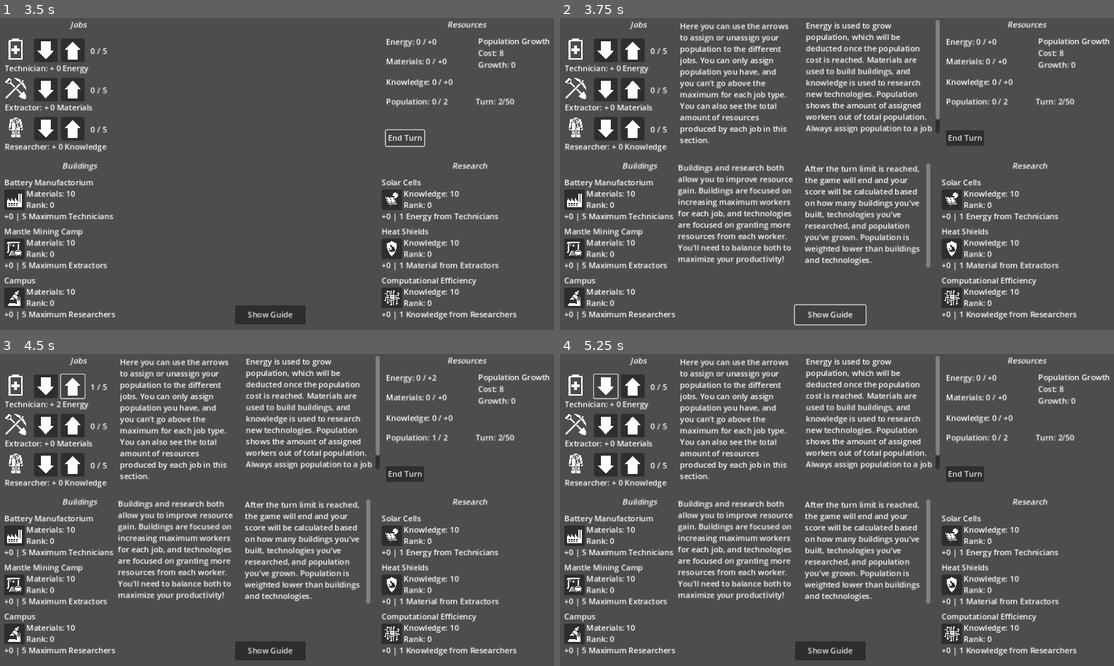
Above: before the commit, frames 1-4 (two rows, left to right).
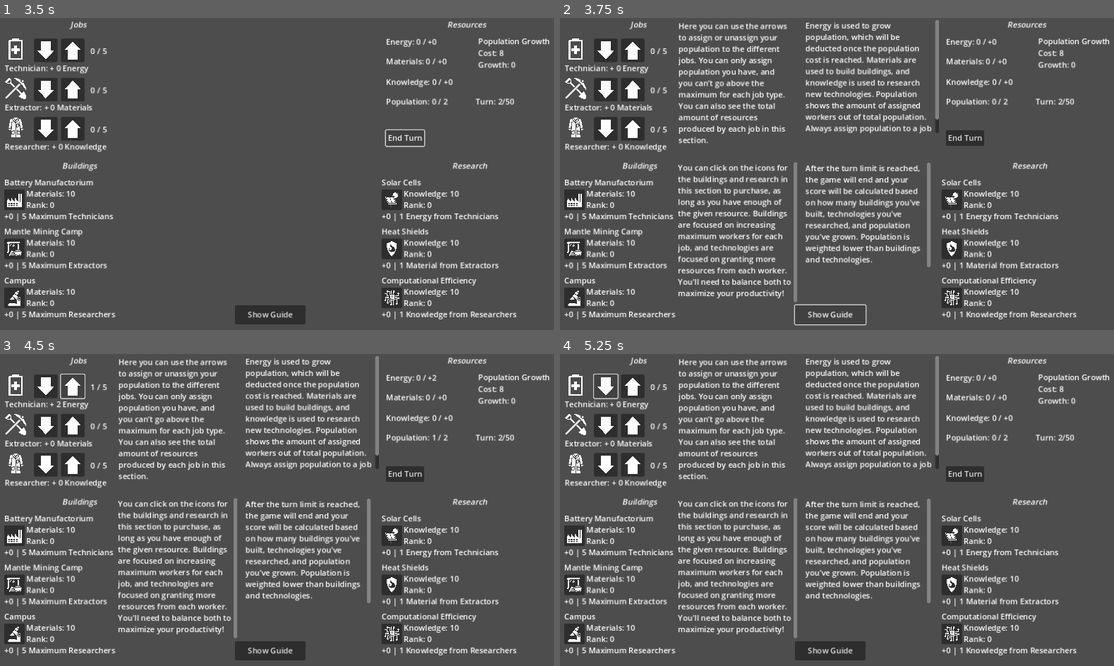
Above: after the commit, the same moments.

Repository: AidanCooper2003/VastExpanse
Game: Godot game, scene res://scenes/main.tscn
The game is run twice, just before and just after one commit, with the same random seed, the same clock (stepped at 60 frames per second) and the same inputs.
Inputs (mouse positions are in pixels of both pictures, inside the frame that each line leads up to):
- Up to frame 1 (3.5 s): click (72, 49) at 0.52 s; click (44, 49) at 1.27 s; click (393, 198) at 2.02 s; click "End Turn" at 2.75 s
- Up to frame 2 (3.75 s): click "Show Guide" at 3.5 s
- Up to frame 3 (4.5 s): click (72, 385) at 4.27 s
- Up to frame 4 (5.25 s): click (604, 385) at 5.02 s

Frame 1 is identical in both runs. In frame 2, 9.0% of the frame differs, in the area x 21-69%, y 0-92%; in frame 3, 9.0%; in frame 4, 9.0%.

Commit message:
Added music and removed tooltips describing unimplemented feature

Diff:
--- a/scenes/job_container.tscn
+++ b/scenes/job_container.tscn
@@ -27,7 +27,6 @@
 offset_top = 2.0
 offset_right = 164.0
 offset_bottom = 50.0
-tooltip_text = "Hold shift to increase by 10, hold alt to increase by 100. (WIP)"
 icon = ExtResource("2_dkp5u")
 icon_alignment = 1
 expand_icon = true
@@ -38,7 +37,6 @@
 offset_top = 2.0
 offset_right = 109.0
 offset_bottom = 50.0
-tooltip_text = "Hold shift to decrease by 10, hold alt to decrease by 100. (WIP)"
 icon = ExtResource("3_dw708")
 icon_alignment = 1
 expand_icon = true
--- a/scenes/main.tscn
+++ b/scenes/main.tscn
@@ -6,6 +6,7 @@
 [ext_resource type="Script" path="res://scripts/ui_manager.gd" id="3_7qpfy"]
 [ext_resource type="Script" path="res://scripts/purchaseable_manager.gd" id="4_0kxrh"]
 [ext_resource type="Script" path="res://scripts/turn_manager.gd" id="6_xh4gw"]
+[ext_resource type="AudioStream" uid="uid://bmt0dbp7dg14a" path="res://audio/ObservingTheStar.ogg" id="7_ujr7o"]
 
 [node name="Main" type="Node2D"]
 
@@ -47,3 +48,7 @@
 popWeight = 2
 buildingWeight = 5
 finalTurn = 50
+
+[node name="AudioStreamPlayer" type="AudioStreamPlayer" parent="."]
+stream = ExtResource("7_ujr7o")
+autoplay = true
--- a/scenes/ui.tscn
+++ b/scenes/ui.tscn
@@ -276,18 +276,18 @@
 
 [node name="Jobs" type="RichTextLabel" parent="Tutorial"]
 layout_mode = 0
-offset_left = 256.0
+offset_left = 253.0
 offset_top = 5.0
-offset_right = 482.0
+offset_right = 479.0
 offset_bottom = 272.0
 text = "Here you can use the arrows to assign or unassign your population to the different jobs. You can only assign population you have, and you can't go above the maximum for each job type. You can also see the total amount of resources produced by each job in this section."
 fit_content = true
 
 [node name="Resources" type="RichTextLabel" parent="Tutorial"]
 layout_mode = 0
-offset_left = 513.0
+offset_left = 512.0
 offset_top = 4.0
-offset_right = 786.0
+offset_right = 785.0
 offset_bottom = 235.0
 text = "Energy is used to grow population, which will be deducted once the population cost is reached. Materials are us …(194 unchanged characters)…
 
@@ -296,15 +296,15 @@
 offset_left = 252.0
 offset_top = 294.0
 offset_right = 496.0
-offset_bottom = 563.0
-text = "Buildings and research both allow you to improve resource gain. Buildings are focused on increasing ma …(161 unchanged characters)…
+offset_bottom = 581.0
+text = "You can click on the icons for the buildings and research in this section to purchase, as long as you have enough of the given resource. Buildings are focused on increasing ma …(161 unchanged characters)…
 
 [node name="Goal" type="RichTextLabel" parent="Tutorial"]
 layout_mode = 0
-offset_left = 511.0
-offset_top = 296.0
-offset_right = 767.0
-offset_bottom = 511.0
+offset_left = 512.0
+offset_top = 295.0
+offset_right = 768.0
+offset_bottom = 510.0
 text = "After the turn limit is reached, the game will end and your score will be calculated based on how many buildings you've built, technologies you've researched, and population you've grown. Population is weighted lower than buildings and technologies."
 
 [connection signal="pressed" from="EndTurn" to="." method="end_turn"]
Binary file added: Beta/VastExpanse.apple-touch-icon.png
Not shown, added: Beta/VastExpanse.apple-touch-icon.png.import
Binary file added: Beta/VastExpanse.icon.png
Not shown, added: Beta/VastExpanse.icon.png.import
Binary file added: Beta/VastExpanse.png
Not shown, added: Beta/VastExpanse.png.import
Binary file added: VastExpanse.apple-touch-icon.png
Not shown, added: VastExpanse.apple-touch-icon.png.import
Binary file added: VastExpanse.icon.png
Not shown, added: VastExpanse.icon.png.import
Binary file added: VastExpanse.png
Not shown, added: VastExpanse.png.import
(and 17 more such lines)
